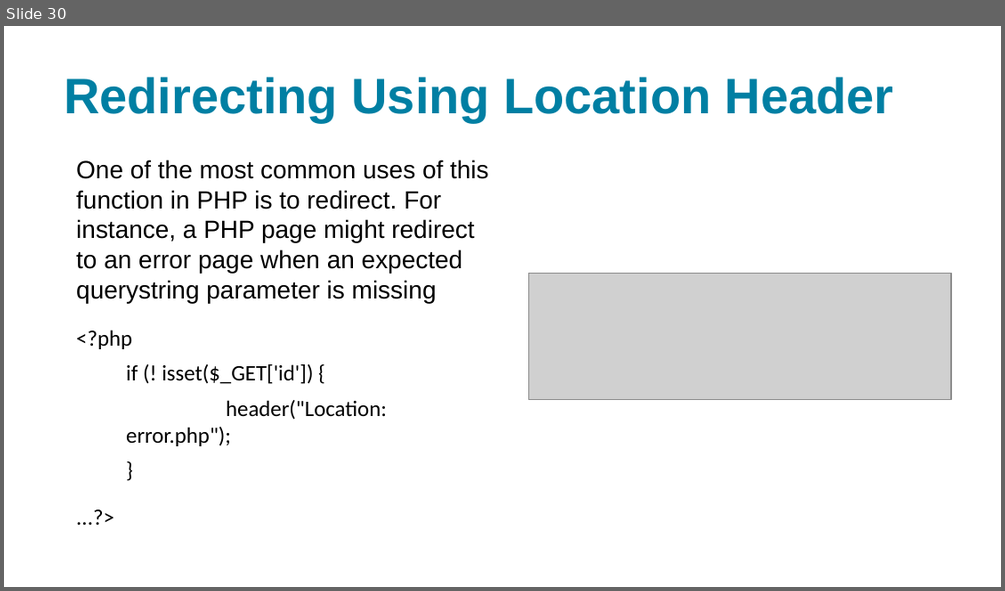
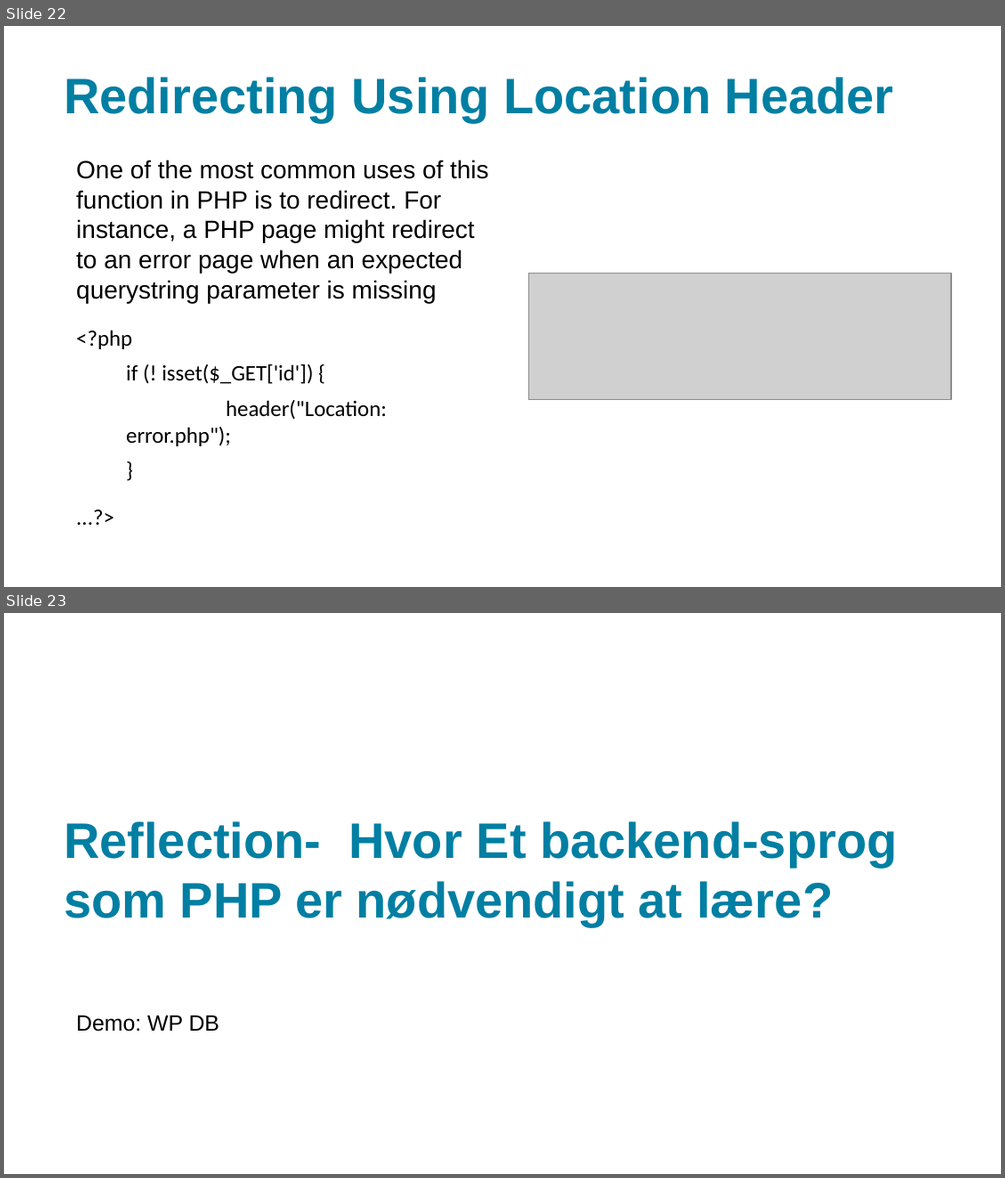
Before and after one commit to xbibogo/MMD24, a slide deck: semester2 PPT/ConnollyHoar_3rdEd_PHP.pptx. Shown one above the other, each under a label of ours: slide 30 before the commit, slides 22 and 23 after it. The pictures are 1005x591 and 1005x1178 pixels, drawn with LibreOffice and Linux fonts; fonts in the diff are those of the drawing; grey boxes stand for pictures. Boxes give left, top, right and bottom in pixels: in the first picture for what was removed or moved away, otherwise in the second. Text is boxed around its words. In the diff, an @@ line names an element or a change of style, - is before the commit and + after.

```diff
--- a/semester2 PPT/ConnollyHoar_3rdEd_PHP.pptx
+++ b/semester2 PPT/ConnollyHoar_3rdEd_PHP.pptx
@@ slide 23 added at bbox=[4, 613, 1001, 1174], background #FFFFFF @@
@@ title added at bbox=[64, 821, 897, 926], 36 pt, text #007FA3, bold @@
+Reflection- Hvor Et backend-sprog som PHP er nødvendigt at lære?
@@ text added at bbox=[76, 1015, 219, 1031], 16 pt, text #000000 @@
+Demo: WP DB
@@ what was slide 30 is now slide 22 @@
```
Also in this commit, not shown: 5 slides changed, 1 other slide added, 11 slides removed, 10 other files.
